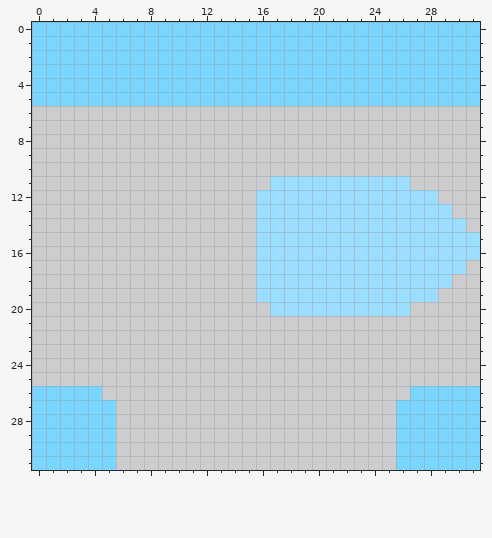
Two states of a pixel-art sprite, sprites/blocks/distribution/mover/mover-top-2.png. Above, as it was before the edit.
The file is 32x32 pixels.
After the commit:
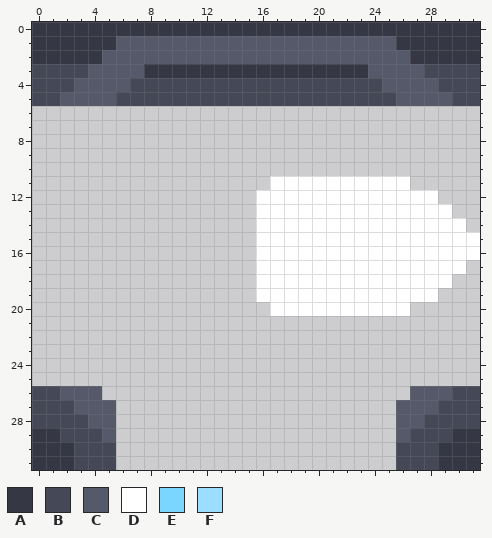
Palette (. is transparent): A #353745  B #454857  C #55596a  D #ffffff  E #7ad5ff  F #9bdeff
What changed:
Changed rows in their new state; - is an unchanged pixel.
first column x 0:
 0 AAAAAAAAAAAAAAAAAAAAAAAAAAAAAAAA
 1 AAAAAACCCCCCCCCCCCCCCCCCCCAAAAAA
 2 AAAAACCCCCCCCCCCCCCCCCCCCCCAAAAA
 3 BBBBCCCCAAAAAAAAAAAAAAAACCCCBBBB
 4 BBBCCCCBBBBBBBBBBBBBBBBBBCCCCBBB
 5 BBCCCCBBBBBBBBBBBBBBBBBBBBCCCCBB
first column x 16:
11 -DDDDDDDDDD-----
12 DDDDDDDDDDDDD---
13 DDDDDDDDDDDDDD--
14 DDDDDDDDDDDDDDD-
15 DDDDDDDDDDDDDDDD
16 DDDDDDDDDDDDDDDD
17 DDDDDDDDDDDDDDD-
18 DDDDDDDDDDDDDD--
19 DDDDDDDDDDDDD---
20 -DDDDDDDDDD-----
first column x 0:
26 BBCCC----------------------CCCBB
27 BBBCCC--------------------CCCBBB
28 BBBBCC--------------------CCBBBB
29 AABBBC--------------------CBBBAA
30 AAABBB--------------------BBBAAA
31 AAABBB--------------------BBBAAA
